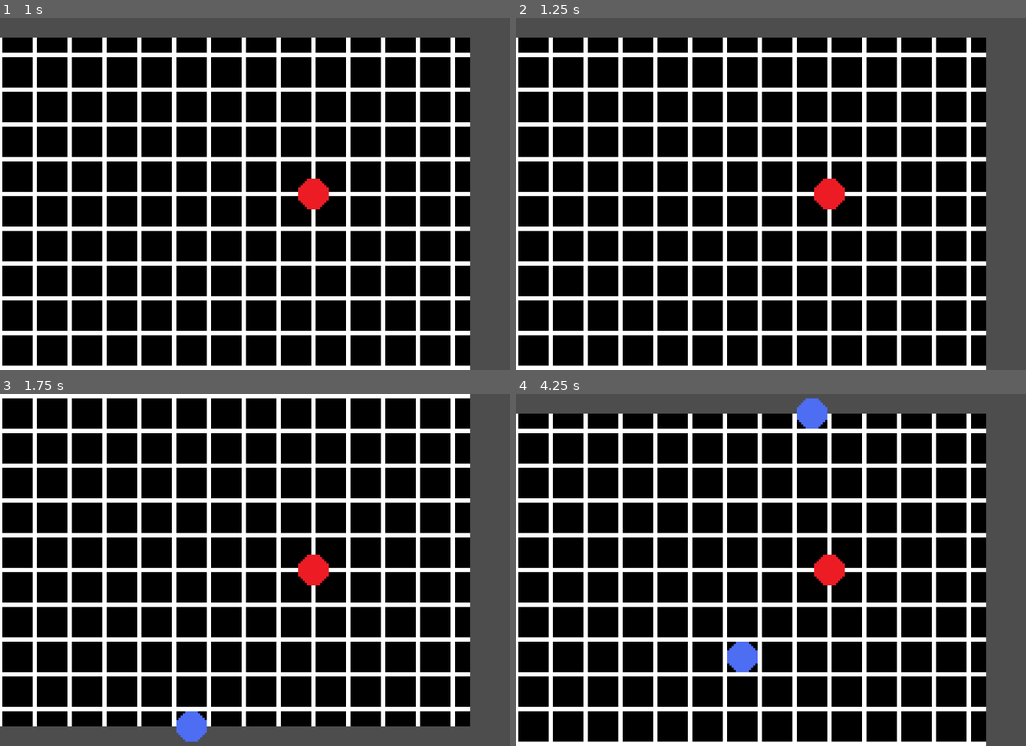
Above: before the commit, frames 1-4 (two rows, left to right).
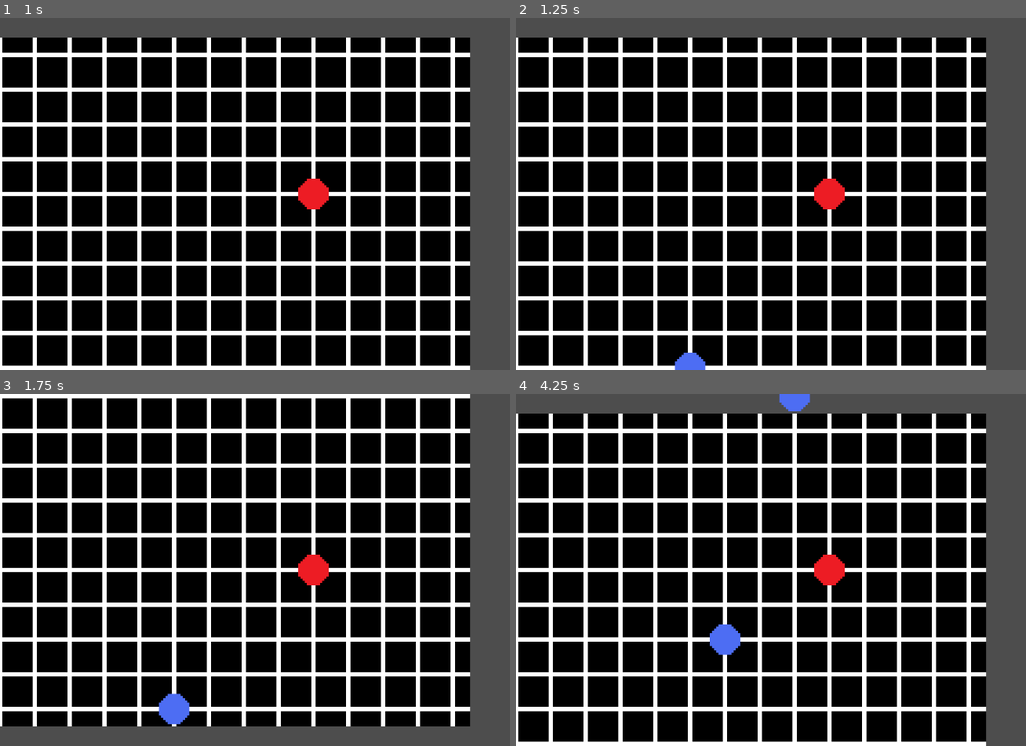
Above: after the commit, the same moments.

Repository: loheesong/origin-godot
Game: Godot game, scene res://scenes/play_area.tscn
Two runs of this game, one before a commit and one after it. Both use one fixed random seed, a clock stepped at 60 frames per second and the inputs below.
Inputs:
- Up to frame 1 (1 s): tap Enter at 0.5 s; hold D (move_right) from 0.53 s (still down); tap N at 0.6 s
- Up to frame 2 (1.25 s): keep holding D (move_right)
- Up to frame 3 (1.75 s): release D (move_right) at 1.28 s; hold S (move_down) from 1.28 s (still down); tap M at 1.35 s
- Up to frame 4 (4.25 s): release S (move_down) at 2.03 s; hold D (move_right) 2.03-2.78 s; tap N at 2.1, 3.6 s; hold W (move_up) 2.78-3.53 s; tap M at 2.85 s; hold A (move_left) from 3.53 s (still down)

Frame 1 is identical in both runs. In frame 2, 0.2% of the frame differs, in the area x 31-38%, y 95-100%; in frame 3, 0.8%; in frame 4, 1.3%, in the area x 38-62%, y 0-80%.

Commit message:
single threaded

Diff:
--- a/scenes/play_area.gd
+++ b/scenes/play_area.gd
@@ -58,12 +58,12 @@
 	var rng := RandomNumberGenerator.new()
 	var widthStart = $TileMap.size.position[0]
 	var widthEnd = widthStart + $TileMap.size.size[0]
-	var random_x = rng.randi_range(widthStart, widthEnd)
+	var random_x = rng.randi_range(widthStart, widthEnd)-0.5
 	var random_y = rng.randi_range(0, 1)
 	if random_y == 0:
-		random_y = $TileMap.size.position[1]
+		random_y = $TileMap.size.position[1]-0.5
 	else:
-		random_y = $TileMap.size.end[1]
+		random_y = $TileMap.size.end[1]-0.5
 	enemy.position = Vector2(random_x, random_y) * 16
 	enemy_turn_started.connect(enemy._on_enemy_turn_started)
 	$Player.player_moved.connect(enemy._on_player_moved)
